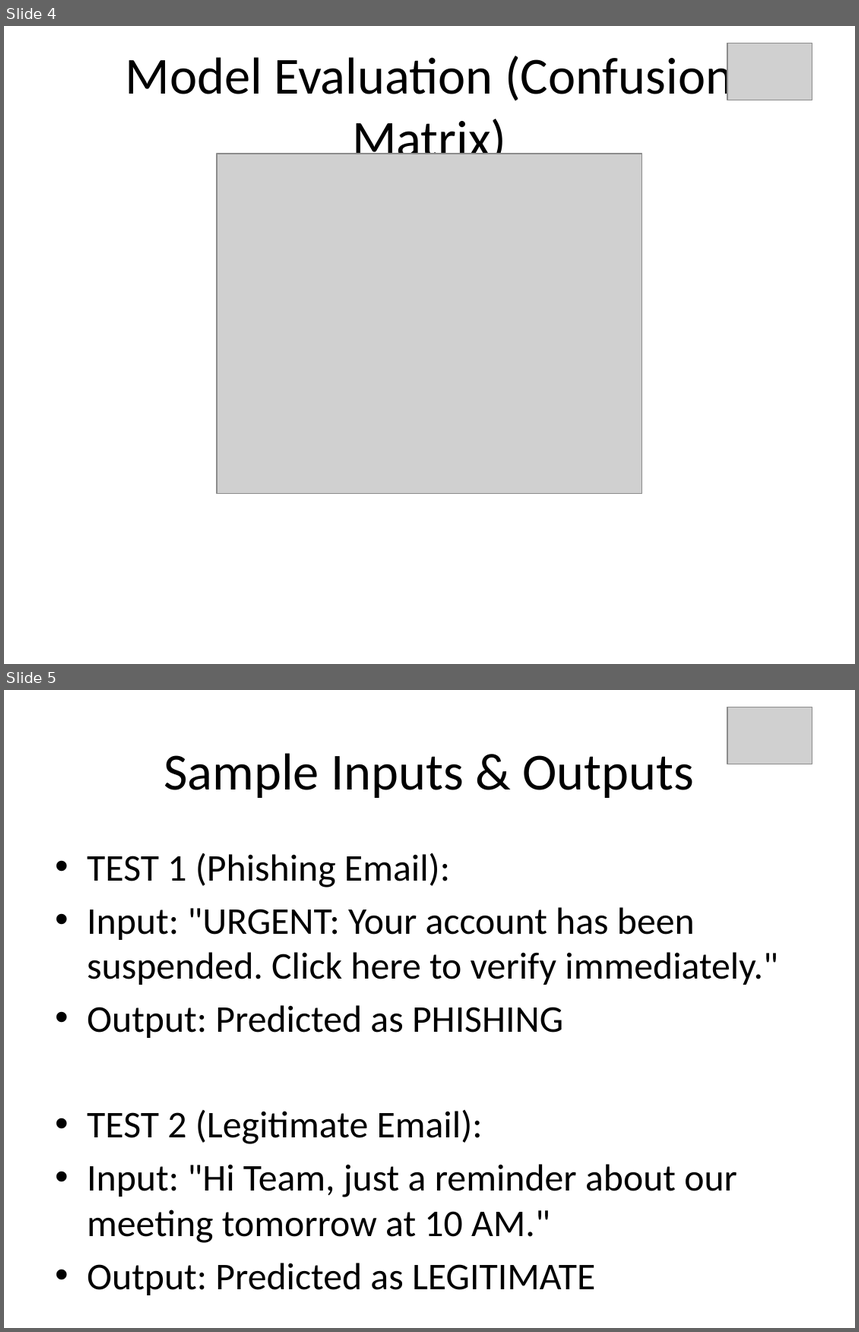
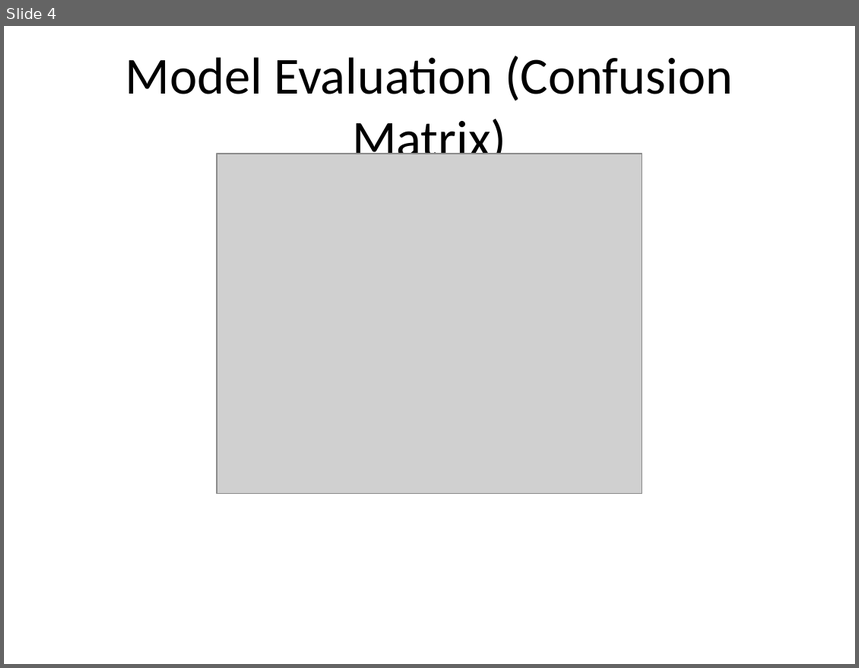
Before and after one commit to Venkat-sy/Internship, a slide deck: IICT/fake_mail_project_ppt.pptx. Shown one above the other, each under a label of ours: slides 4 and 5 before the commit, slide 4 after it. The pictures are 859x1332 and 859x668 pixels, drawn with LibreOffice and Linux fonts; fonts in the diff are those of the drawing; grey boxes stand for pictures. Boxes give left, top, right and bottom in pixels: in the first picture for what was removed or moved away, otherwise in the second. Text is boxed around its words. In the diff, an @@ line names an element or a change of style, - is before the commit and + after.

```diff
--- a/IICT/fake_mail_project_ppt.pptx
+++ b/IICT/fake_mail_project_ppt.pptx
@@ slide 5 removed at [4, 690, 855, 1328], background #FFFFFF @@
@@ picture removed at [728, 707, 813, 764] @@
@@ title removed at [164, 753, 695, 798] @@
-Sample Inputs & Outputs
@@ text removed at [87, 853, 778, 1243] @@
-• TEST 1 (Phishing Email):
-• Input: "URGENT: Your account has been suspended. Click here to verify immediately."
-• Output: Predicted as PHISHING
-• TEST 2 (Legitimate Email):
-• Input: "Hi Team, just a reminder about our meeting tomorrow at 10 AM."
-• Output: Predicted as LEGITIMATE
@@ slide 4 changed as well @@
@@ picture removed at [728, 43, 813, 100] @@
```
Also in this commit, not shown: 4 other slides changed, 6 other files.
